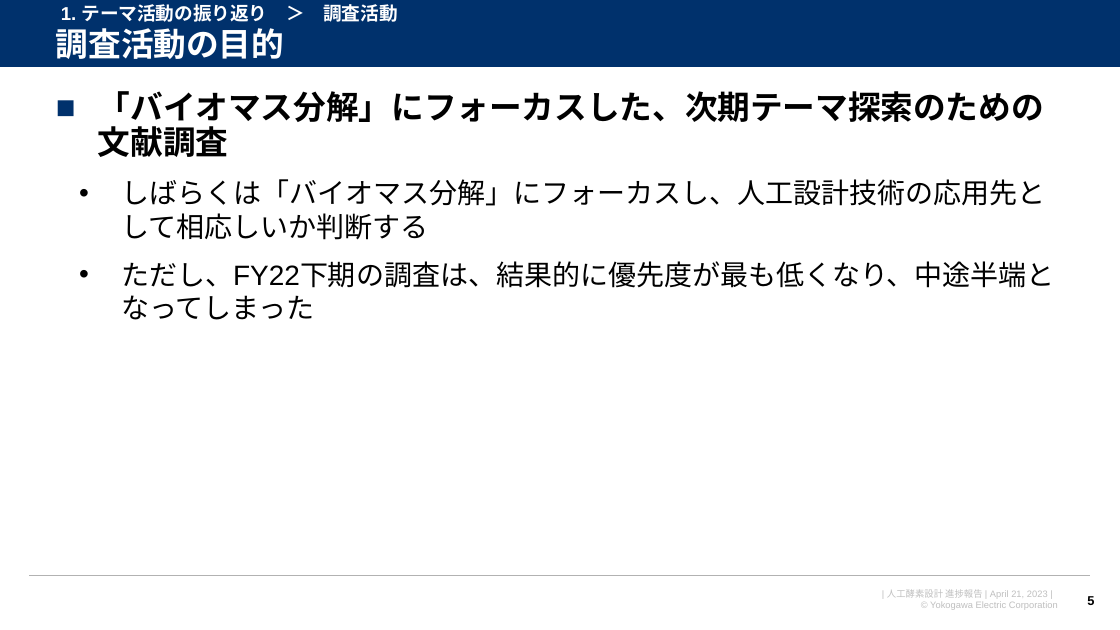
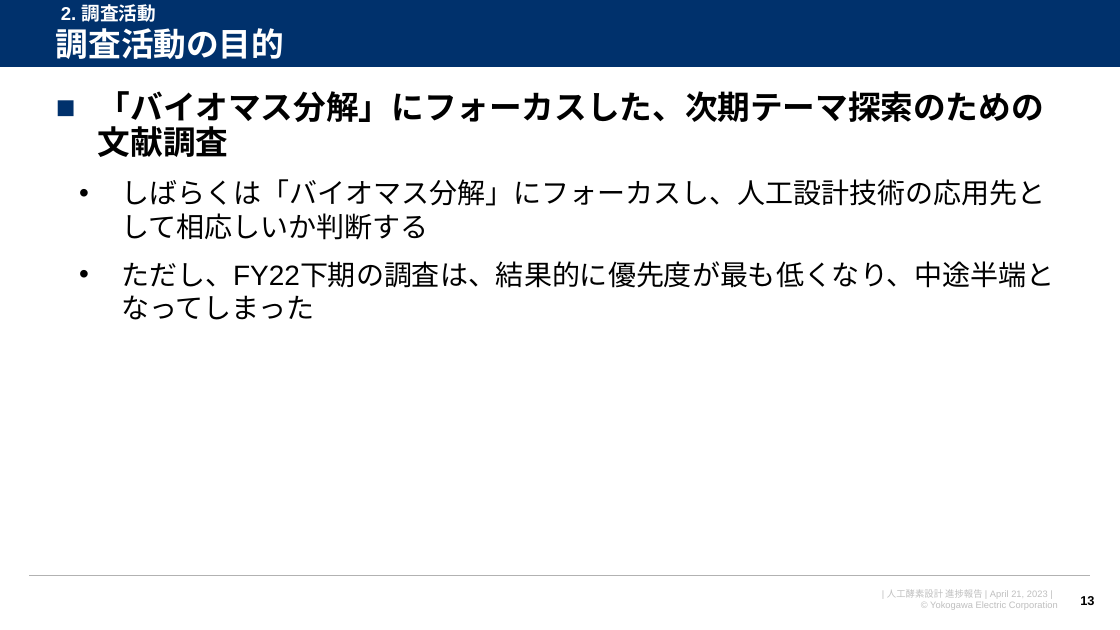
Before and after one commit to watarukumagai-git/denovo, a slide deck: slide 13 of joint_res/230421_人工酵素設計_進捗報告_rev.0.pptx (slide 5 before the commit). Drawn at 1120x630 pixels with LibreOffice and Linux fonts; fonts in the diff are those of the drawing; background and template pictures are left out. Boxes give left, top, right and bottom in pixels: in the first picture for what was removed or moved away, otherwise in the second. Text is boxed around its words. In the diff, an @@ line names an element or a change of style, - is before the commit and + after.

```diff
--- a/joint_res/230421_人工酵素設計_進捗報告_rev.0.pptx
+++ b/joint_res/230421_人工酵素設計_進捗報告_rev.0.pptx
@@ text at (x1=61, y1=4, x2=156, y2=22): text changed @@
-1. テーマ活動の振り返り ＞ 調査活動
+2. 調査活動
@@ page number at (x1=1080, y1=596, x2=1094, y2=605): text changed @@
-5
+13
```
Also in this commit, not shown: 8 other slides changed, 13 slides added, 1 slide removed.
